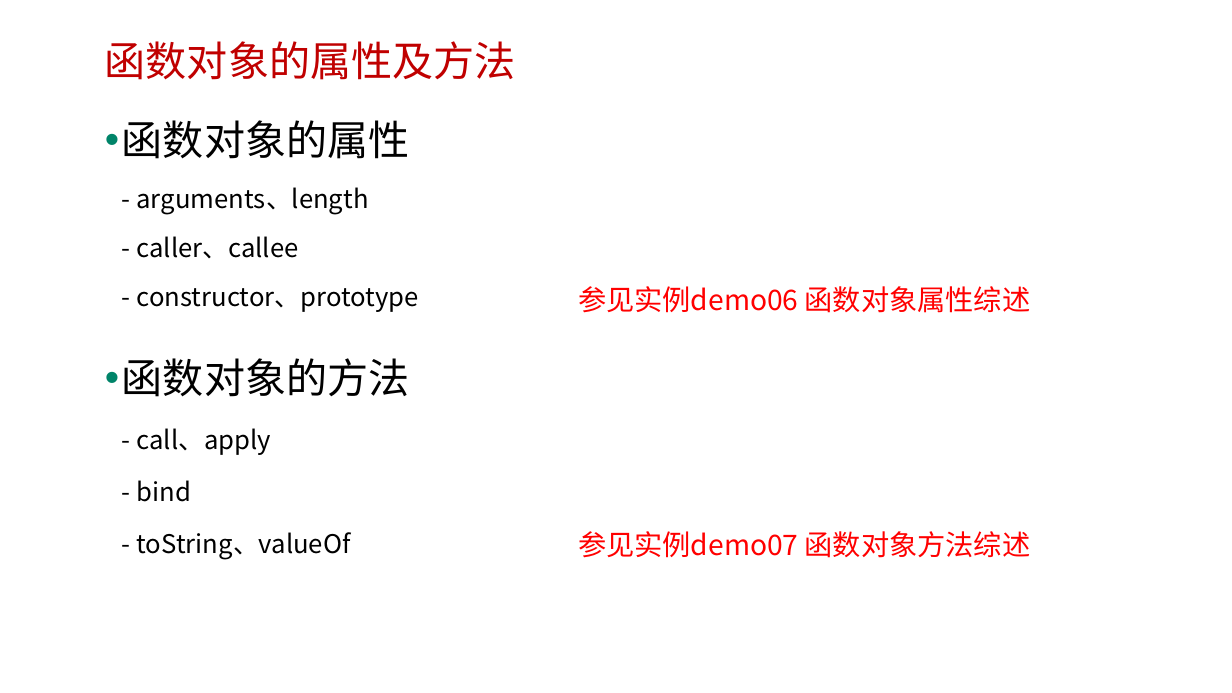
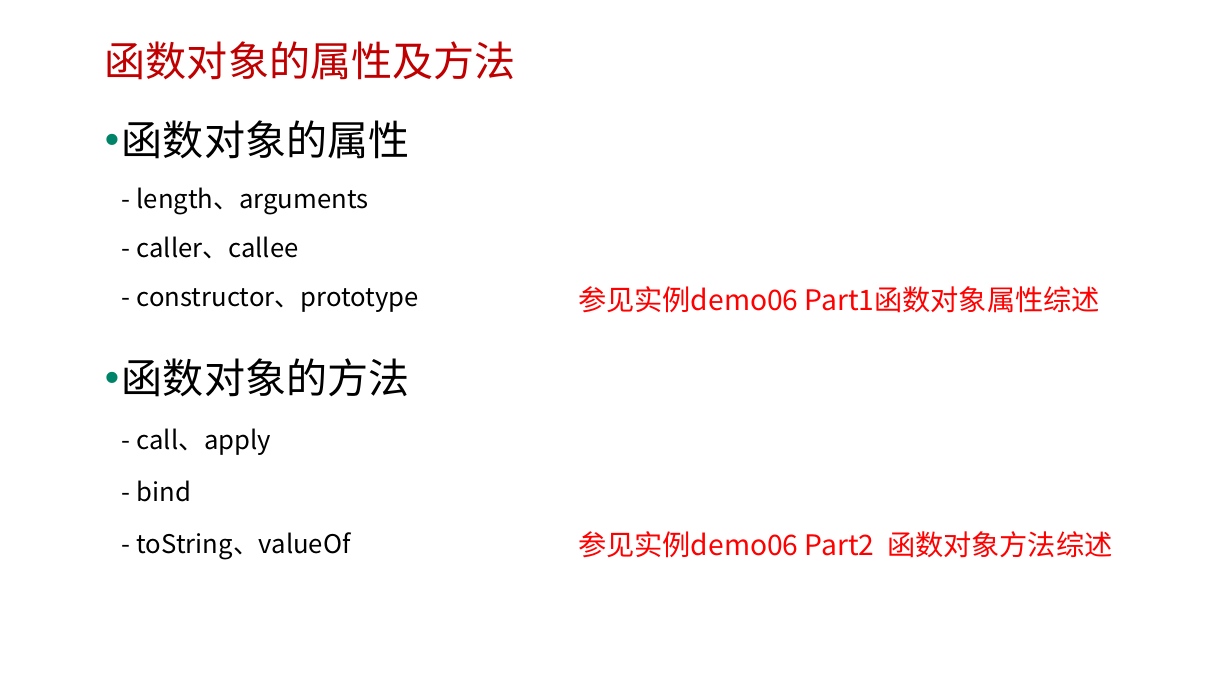
Before and after one commit to edu2act/course-javascript-advanced, a slide deck: slide 20 of 课程PPT/04.JavaScript函数进阶一.pptx. Drawn at 1232x693 pixels with LibreOffice and Linux fonts; fonts in the diff are those of the drawing; background and template pictures are left out. Boxes give left, top, right and bottom in pixels: in the first picture for what was removed or moved away, otherwise in the second. Text is boxed around its words. In the diff, an @@ line names an element or a change of style, - is before the commit and + after.

```diff
--- a/课程PPT/04.JavaScript函数进阶一.pptx
+++ b/课程PPT/04.JavaScript函数进阶一.pptx
@@ text at (122, 120, 419, 312): text changed @@
-• 函数对象的属性
-  - arguments、length
-  - caller、callee
-  - constructor、prototype
+• 函数对象的属性
+  - length、arguments
+  - caller、callee
+  - constructor、prototype
@@ text at (578, 286, 1100, 313): text changed @@
-参见实例demo06 函数对象属性综述
+参见实例demo06 Part1函数对象属性综述
@@ text at (578, 531, 1112, 558): text changed @@
-参见实例demo07 函数对象方法综述
+参见实例demo06 Part2 函数对象方法综述
```
Also in this commit, not shown: 3 other slides changed, 2 slides added, 5 other files.
